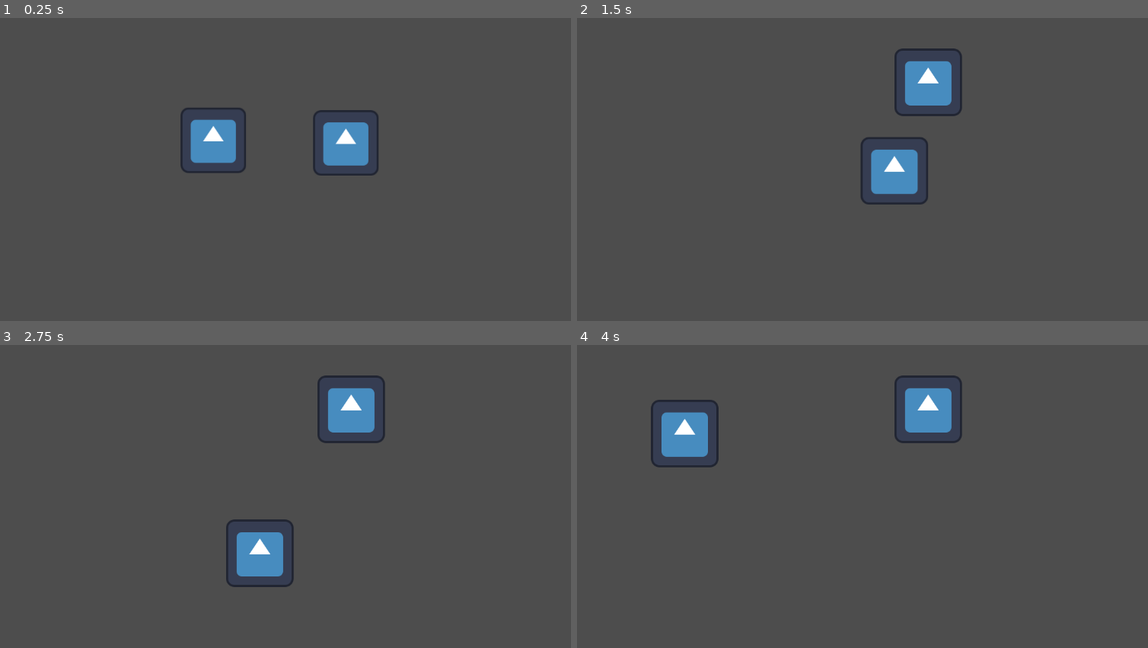
Above: before the commit, frames 1-4 (two rows, left to right).
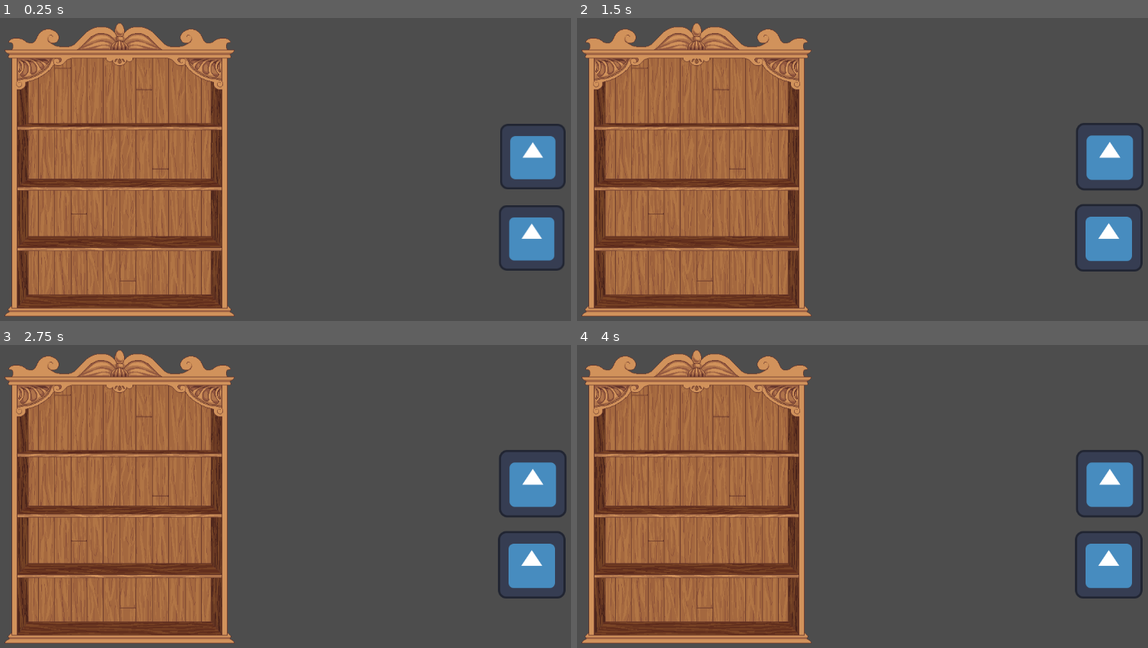
Above: after the commit, the same moments.

Repository: TAVI0/alignipottins
Game: Godot game, scene res://main.tscn
Two runs of this game, one before a commit and one after it. Both use one fixed random seed, a clock stepped at 60 frames per second and the inputs below. The engine's default icon, where the game draws it, is replaced by a stand-in: a white triangle on a blue panel in a dark square.
Inputs (mouse positions are in pixels of both pictures, inside the frame that each line leads up to):
- Up to frame 1 (0.25 s): no input
- Up to frame 2 (1.5 s): drag from (788, 139) to (931, 81) at 0.52 s; tap Enter at 1.25 s; drag from (925, 142) to (839, 227) at 1.27 s
- Up to frame 3 (2.75 s): tap Space at 2 s; move the mouse to (354, 408) at 2.02 s; press the mouse at (354, 408) at 2.03 s
- Up to frame 4 (4 s): release the mouse at (931, 408) at 2.75 s; tap Enter at 2.75 s; drag from (839, 554) to (685, 432) at 2.77 s; tap Space at 3.5 s; move the mouse to (1050, 535) at 3.52 s; press the mouse at (1050, 535) at 3.53 s

The runs differ from the first frame. In frame 1, 40% of the frame differs, in the area x 0-100%, y 1-99%; in frame 2, 41%; in frame 3, 41%; in frame 4, 40%.

Commit message:
avance en estanterias

Diff:
--- a/main.tscn
+++ b/main.tscn
@@ -1,11 +1,50 @@
-[gd_scene load_steps=2 format=3 uid="uid://c4boffmx620kv"]
+[gd_scene load_steps=5 format=3 uid="uid://c4boffmx620kv"]
 
+[ext_resource type="Texture2D" uid="uid://ciryt76f5xjy0" path="res://shelf.png" id="1_aomma"]
 [ext_resource type="PackedScene" uid="uid://bs5dswkn0sv0m" path="res://draggable.tscn" id="1_g2yej"]
+[ext_resource type="Script" path="res://shelves.gd" id="2_qku1a"]
+
+[sub_resource type="RectangleShape2D" id="RectangleShape2D_ve4tk"]
+size = Vector2(153.147, 40.8125)
 
 [node name="Main" type="Node2D"]
 
-[node name="Draggable" parent="." instance=ExtResource("1_g2yej")]
-position = Vector2(430, 291)
+[node name="shelf" type="Node2D" parent="."]
+position = Vector2(244, 230)
+scale = Vector2(2.43557, 2.17599)
 
-[node name="Draggable2" parent="." instance=ExtResource("1_g2yej")]
-position = Vector2(681, 296)
+[node name="Shelf" type="Sprite2D" parent="shelf"]
+position = Vector2(4.92698, 60.2025)
+scale = Vector2(0.410582, 0.46656)
+texture = ExtResource("1_aomma")
+
+[node name="Shelves" type="Area2D" parent="shelf"]
+position = Vector2(9.85397, 0.459561)
+script = ExtResource("2_qku1a")
+
+[node name="CollisionShape2D" type="CollisionShape2D" parent="shelf/Shelves"]
+position = Vector2(-7.80106, -13.3273)
+shape = SubResource("RectangleShape2D_ve4tk")
+
+[node name="Content" type="Node2D" parent="shelf/Shelves"]
+position = Vector2(-8.21165, -12.4081)
+
+[node name="Markers" type="Node2D" parent="shelf/Shelves"]
+position = Vector2(-1.64233, -2.29781)
+
+[node name="Marker2D" type="Marker2D" parent="shelf/Shelves/Markers"]
+position = Vector2(-60.7662, -12.4081)
+
+[node name="Marker2D2" type="Marker2D" parent="shelf/Shelves/Markers"]
+position = Vector2(-6.56932, -11.489)
+
+[node name="Marker2D3" type="Marker2D" parent="shelf/Shelves/Markers"]
+position = Vector2(42.29, -10.5699)
+
+[node name="Potion" type="Node2D" parent="."]
+
+[node name="Draggable" parent="Potion" instance=ExtResource("1_g2yej")]
+position = Vector2(1033, 476)
+
+[node name="Draggable2" parent="Potion" instance=ExtResource("1_g2yej")]
+position = Vector2(1035, 322)
--- a/shelf_area.gd
+++ /dev/null
@@ -1,14 +0,0 @@
-extends DropZone
-
-var marker_status: Dictionary = {}
-@onready var content = $Content
-@onready var markers = $Markers
-
-func _ready() -> void:
-	for marker in markers.get_children():
-		if marker is Marker2D:
-			marker_status[marker] = null
-
-# Called every frame. 'delta' is the elapsed time since the previous frame.
-func _process(delta: float) -> void:
-	pass
--- /dev/null
+++ b/shelves.gd
@@ -0,0 +1,67 @@
+extends DropZone
+
+@onready var content = $Content
+@onready var markers = $Markers
+
+var marker_status: Dictionary = {}
+
+func _ready() -> void:
+	for marker in markers.get_children():
+		if marker is Marker2D:
+			marker_status[marker] = null
+
+func add_decoration(decoration: Draggable):
+	decoration.reparent(content)
+	decoration.connect("dropped",
+		func(_dragged, _overlapping_areas):
+			reset_marker_status(_dragged)
+			find_a_place(_dragged)
+	)
+	find_a_place(decoration)
+
+func find_a_place(decoration):
+	var closest_marker = get_closest_marker(decoration)
+	if marker_status[closest_marker] != null:
+		var occupant = marker_status[closest_marker]
+		var empty_marker = find_empty_marker()
+		print(empty_marker)
+		if empty_marker:
+			move_to_marker(occupant, empty_marker)
+		elif occupant is Draggable:
+			occupant.self_destruct()
+		else:
+			print("que haces aca mostro")
+	move_to_marker(decoration, closest_marker)
+
+func find_empty_marker() -> Marker2D:
+	for marker in marker_status.keys():
+		if marker_status[marker] == null:
+			return marker
+	return null
+
+func move_to_marker(node: Node2D, marker: Marker2D):
+	get_tree().create_tween().tween_property(
+		node,
+		"position",
+		marker.position,
+		0.5
+	).set_ease(Tween.EASE_OUT).set_trans(Tween.TRANS_CIRC)
+	marker_status[marker] = node
+
+
+func get_closest_marker(decoration: Draggable) -> Marker2D:
+	var closest_marker: Marker2D = null
+	var min_distince = 100000.0
+	for marker in marker_status.keys():
+		var distance = decoration.position.distance_to(marker.position)
+		if distance < min_distince:
+			min_distince = distance
+			closest_marker = marker
+
+	return closest_marker
+
+func reset_marker_status(decoration: Draggable):
+	for marker in marker_status.keys():
+		if marker_status[marker] == decoration:
+			marker_status[marker] = null
+			break
--- a/shelves.tscn
+++ b/shelves.tscn
@@ -1,6 +1,21 @@
 [gd_scene load_steps=3 format=3 uid="uid://dwstqvxwobpfc"]
 
-[ext_resource type="Script" path="res://shelf_area.gd" id="1_3tr3m"]
+[sub_resource type="GDScript" id="GDScript_7dboy"]
+script/source = "extends DropZone
+
+var marker_status: Dictionary = {}
+@onready var content = $Content
+@onready var markers = $Markers
+
+func _ready() -> void:
+	for marker in markers.get_children():
+		if marker is Marker2D:
+			marker_status[marker] = null
+
+# Called every frame. 'delta' is the elapsed time since the previous frame.
+func _process(delta: float) -> void:
+	pass
+"
 
 [sub_resource type="RectangleShape2D" id="RectangleShape2D_30da4"]
 size = Vector2(138, 140)
@@ -8,7 +23,7 @@
 [node name="Shelf" type="Node2D"]
 
 [node name="shelfArea" type="Area2D" parent="."]
-script = ExtResource("1_3tr3m")
+script = SubResource("GDScript_7dboy")
 
 [node name="CollisionShape2D" type="CollisionShape2D" parent="shelfArea"]
 shape = SubResource("RectangleShape2D_30da4")
Binary file added: shelf.png
Not shown, added: shelf.png.import
